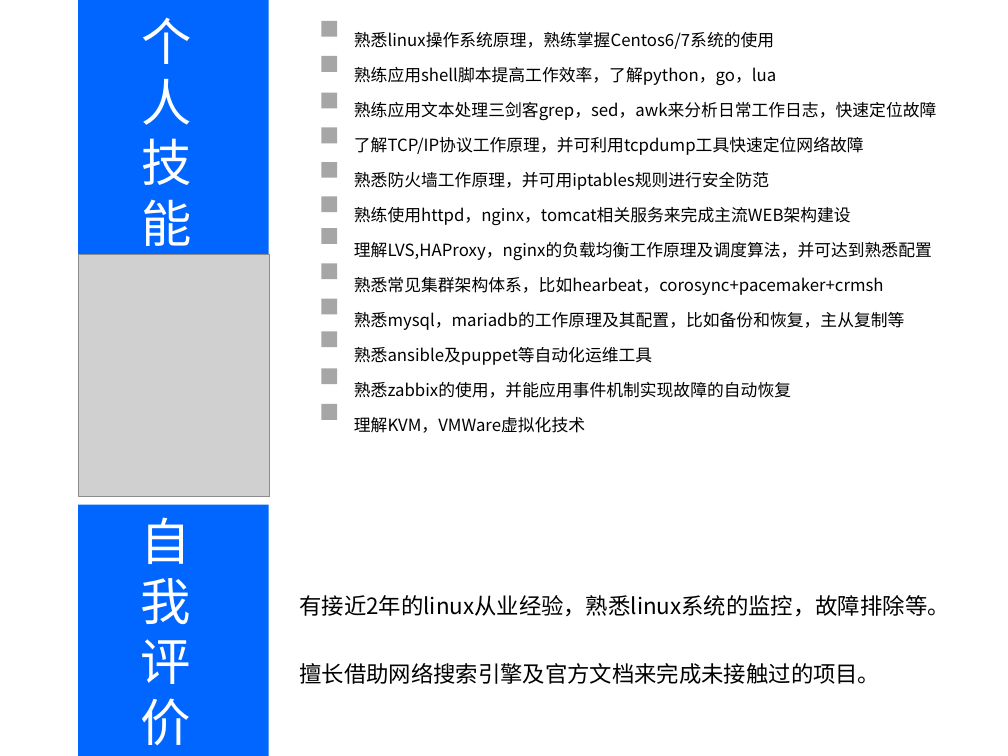
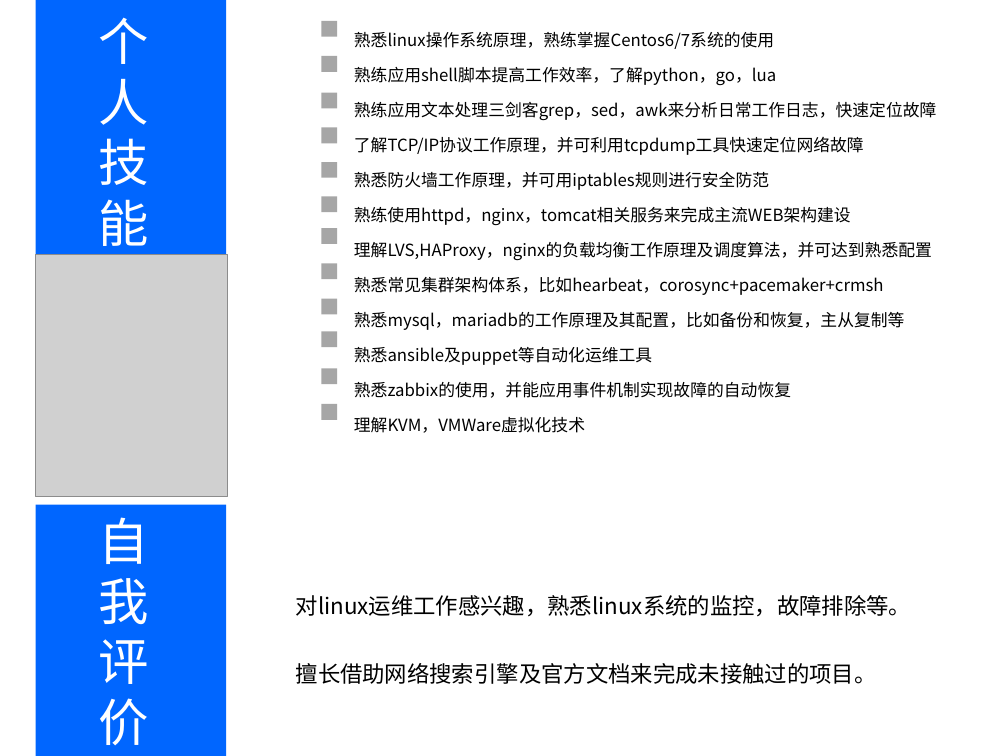
Before and after one commit to 641025266/resume, a slide deck: slide 3 of linux运维工程师-陈浩-重庆大学.ppt. Drawn at 1008x756 pixels with LibreOffice and Linux fonts; fonts in the diff are those of the drawing; grey boxes stand for pictures. Boxes give left, top, right and bottom in pixels: in the first picture for what was removed or moved away, otherwise in the second. Text is boxed around its words. In the diff, an @@ line names an element or a change of style, - is before the commit and + after.

```diff
--- a/linux运维工程师-陈浩-重庆大学.ppt
+++ b/linux运维工程师-陈浩-重庆大学.ppt
@@ text "个人技能": place and size @@
-text "个人技能" at [141,17,191,255]
+text "个人技能" at [99,17,149,255]
@@ 2 rectangles, 1 picture: place and size @@
-2 rectangles, 1 picture at [79,0,270,756]
+2 rectangles, 1 picture at [35,0,228,756]
@@ text "自我评价": place and size @@
-text "自我评价" at [141,517,191,745]
+text "自我评价" at [98,517,148,745]
@@ text at [296,595,911,617]: text changed @@
-有接近2年的linux从业经验，熟悉linux系统的监控，故障排除等。
+对linux运维工作感兴趣，熟悉linux系统的监控，故障排除等。
```
Also in this commit, not shown: 2 other slides changed, 1 other file.
